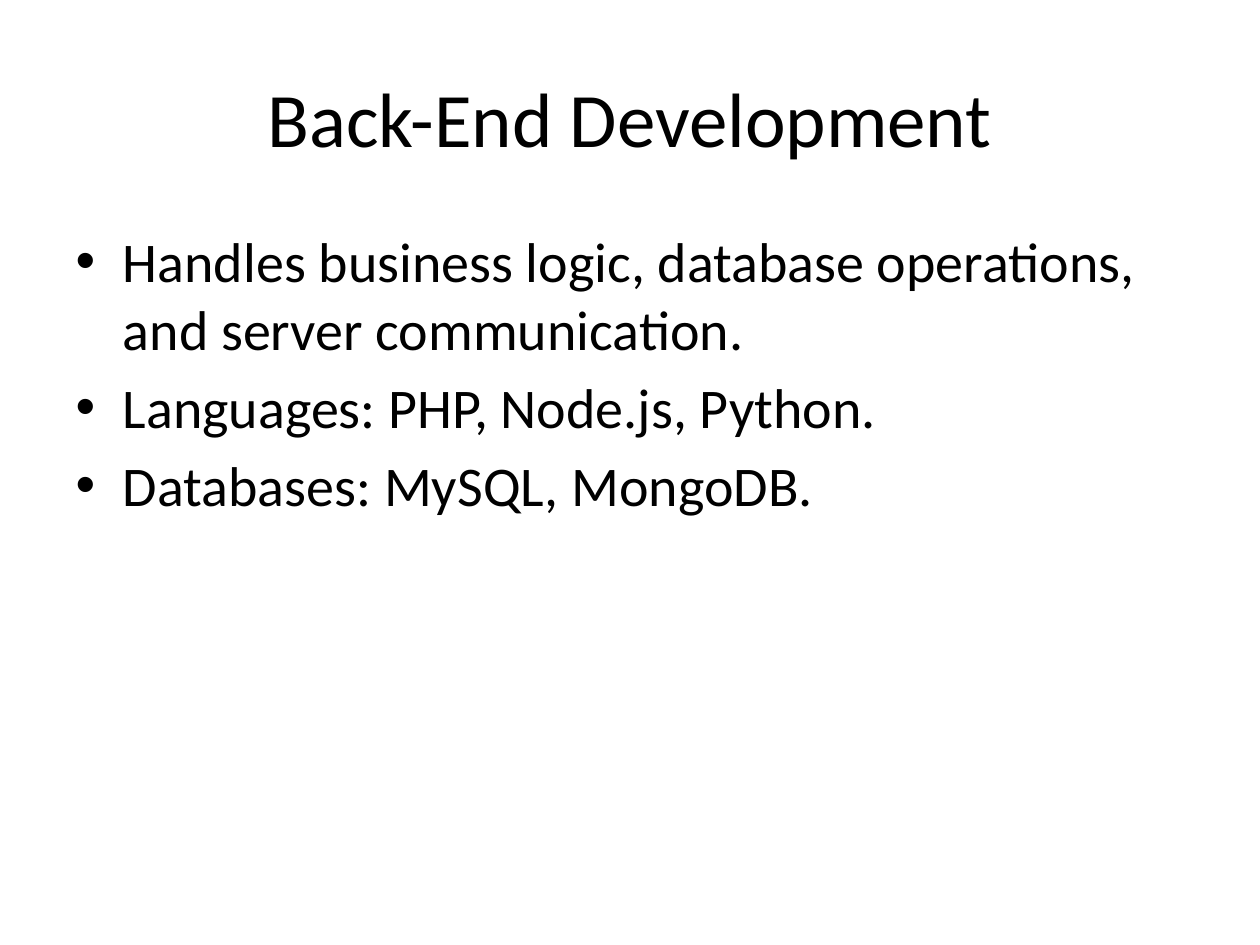
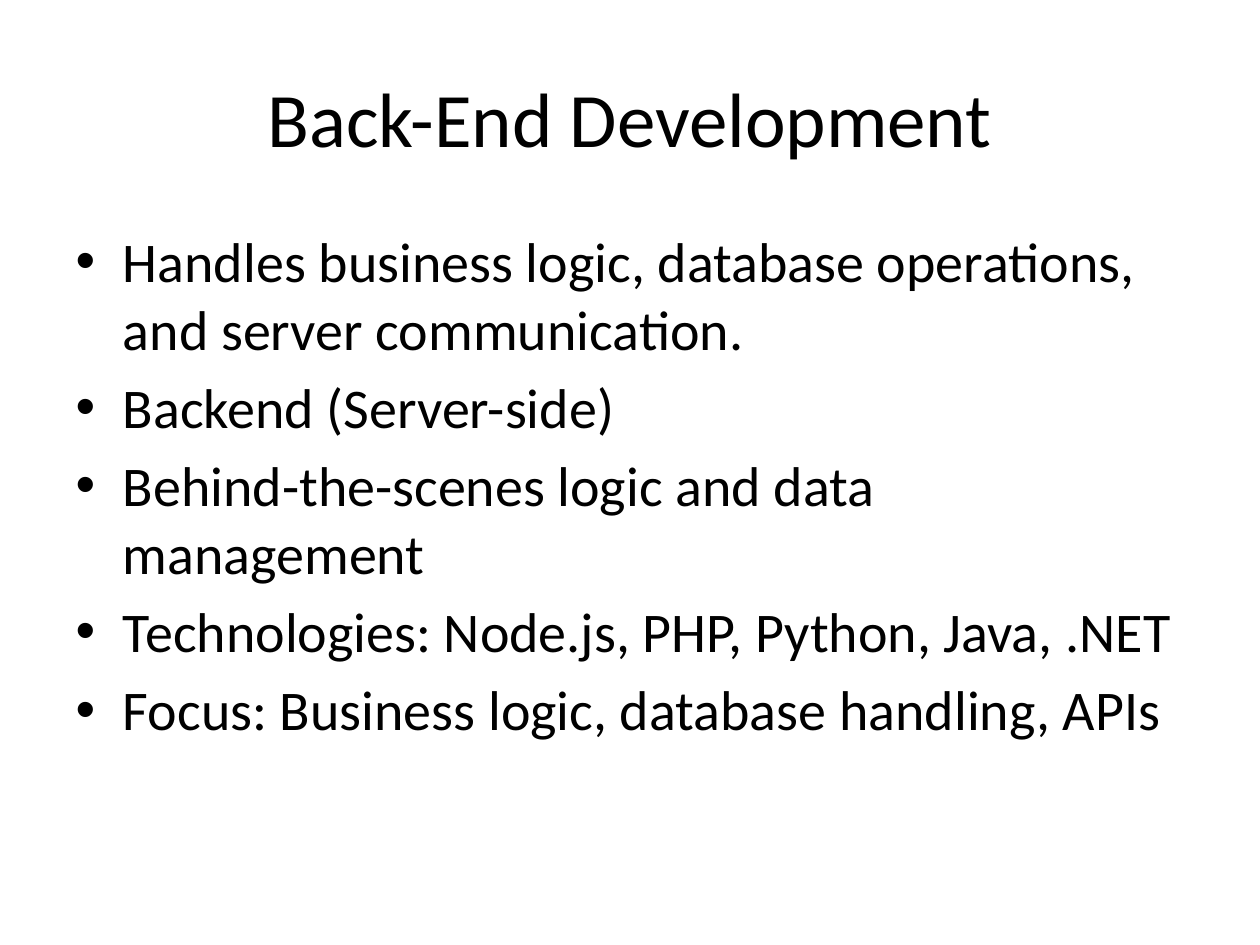
Before and after one commit to gauravog7/Intro-to-Web-Tech, a slide deck: slide 30 of Web_Technology_Unit1.pptx (slide 28 before the commit). Drawn at 1260x945 pixels with LibreOffice and Linux fonts; fonts in the diff are those of the drawing. Boxes give left, top, right and bottom in pixels: in the first picture for what was removed or moved away, otherwise in the second. Text is boxed around its words. In the diff, an @@ line names an element or a change of style, - is before the commit and + after.

```diff
--- a/Web_Technology_Unit1.pptx
+++ b/Web_Technology_Unit1.pptx
@@ text at bbox=[123, 387, 1170, 740]: text changed @@
-• Languages: PHP, Node.js, Python.
-• Databases: MySQL, MongoDB.
+• Backend (Server-side)
+• Behind-the-scenes logic and data management
+• Technologies: Node.js, PHP, Python, Java, .NET
+• Focus: Business logic, database handling, APIs
```
Also in this commit, not shown: 6 other slides changed, 2 slides added.
